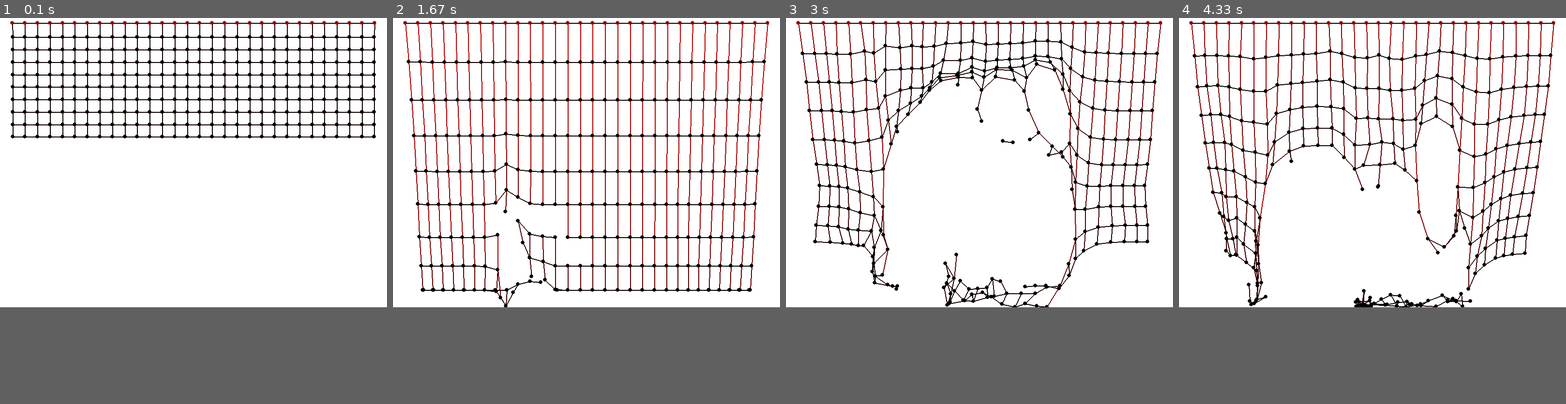
Above: before the commit, frames 1-4 (left to right).
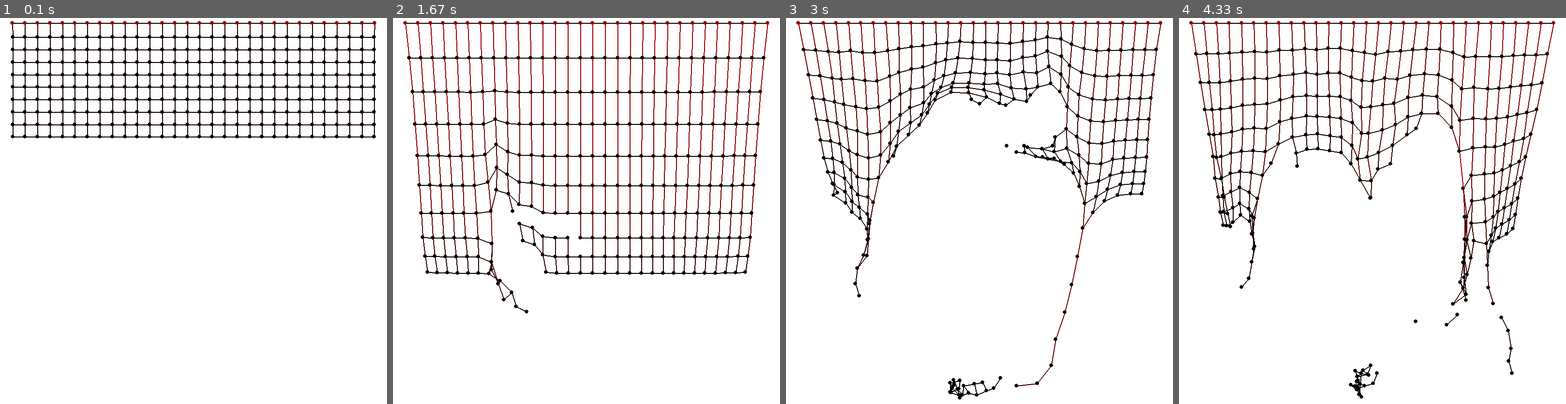
Above: after the commit, the same moments.

Repository: NicoNoell/Python-Projects
Game: pygame game, started from Cloth Simulation/main.py
The game is run twice, just before and just after one commit, with the same random seed, the same clock (stepped at 60 frames per second) and the same inputs.
Inputs (mouse positions are in pixels of both pictures, inside the frame that each line leads up to):
- Up to frame 1 (0.1 s): no input
- Up to frame 2 (1.67 s): press the mouse at (493, 214) at 0.37 s; move the mouse to (559, 253) at 0.47 s; release the mouse at (625, 295) at 0.6 s; press the mouse at (493, 214) at 1.2 s; move the mouse to (532, 261) at 1.3 s; release the mouse at (567, 311) at 1.43 s; press the mouse at (493, 214) at 1.53 s; move the mouse to (590, 241) at 1.63 s
- Up to frame 3 (3 s): release the mouse at (1080, 272) at 1.77 s; press the mouse at (886, 214) at 1.87 s; move the mouse to (998, 265) at 1.97 s; release the mouse at (1114, 311) at 2.1 s; press the mouse at (886, 214) at 2.2 s; move the mouse to (971, 176) at 2.3 s; release the mouse at (1060, 141) at 2.43 s; press the mouse at (886, 214) at 2.53 s; move the mouse to (975, 164) at 2.63 s; release the mouse at (1064, 114) at 2.77 s; press the mouse at (886, 214) at 2.87 s; move the mouse to (890, 176) at 2.97 s
- Up to frame 4 (4.33 s): release the mouse at (1287, 141) at 3.1 s; press the mouse at (1279, 214) at 4.03 s; move the mouse to (1387, 257) at 4.13 s; release the mouse at (1492, 303) at 4.27 s
In our replay, the window is 800x600 before the commit and 800x800 after it. These sizes can differ from the game's own. Grey fills any space a smaller window leaves; there, only what the larger window draws over its background counts as a difference.

The runs differ from the first frame. In frame 2, 12% of the frame differs, in the area x 3-97%, y 1-77%; in frame 3, 9.4%; in frame 4, 11%.

Commit message:
Very basic visualisation of the Mandelbrot-set and tiny variable adjustment in the Cloth Simulation

Diff:
--- a/Cloth Simulation/main.py
+++ b/Cloth Simulation/main.py
@@ -1,7 +1,7 @@
 import pygame, math
 
 pygame.init()
-screensize = width, height = 800, 600
+screensize = width, height = 800, 800
 screen = pygame.display.set_mode(screensize, pygame.RESIZABLE)
 uhr = pygame.time.Clock()
 
@@ -11,7 +11,7 @@
 FRICTION_CONNECTION = 0.98
 MIN_CONNECTION_LENGTH = 20
 MAX_CONNECTION_LENGTH = 100
-STIFFNESS = 0.1
+STIFFNESS = 0.15
 
 points = []
 connections = []
--- /dev/null
+++ b/Mandelbrot/main.py
@@ -0,0 +1,43 @@
+import pygame
+
+pygame.init()
+
+screensize = width, height = 600, 600
+screen = pygame.display.set_mode(screensize, pygame.RESIZABLE)
+uhr = pygame.time.Clock()
+
+minX, maxX = -2.2, 0.8
+minY, maxY = -1.5, 1.5
+maxIter = 20
+
+def calculatePoint(constant_real, constant_imaginary):
+    counter = 0
+    real, imaginary = 0, 0
+    while (abs(real) + abs(imaginary)) < 50 and counter < maxIter:
+        newReal = real**2 - imaginary**2 + constant_real
+        imaginary = 2*real*imaginary + constant_imaginary
+        real = newReal
+        counter += 1
+    return 1-(counter/maxIter)
+
+def draw(screen):
+    screen.fill([255, 255, 255])
+    for y in range(height):
+        for x in range(width):
+            value = calculatePoint(x/width * (maxX-minX) + minX, y/height * (maxY-minY) + minY)
+            color = [value*255, value*255, value*255]
+            pygame.draw.rect(screen, color, [x, y, 1, 1])
+    pygame.display.flip()
+
+def main():
+    draw(screen)
+    active = True
+    while active:
+        for event in pygame.event.get():
+            if event.type == pygame.QUIT:
+                active = False
+
+        uhr.tick(30)
+
+main()
+pygame.quit()
